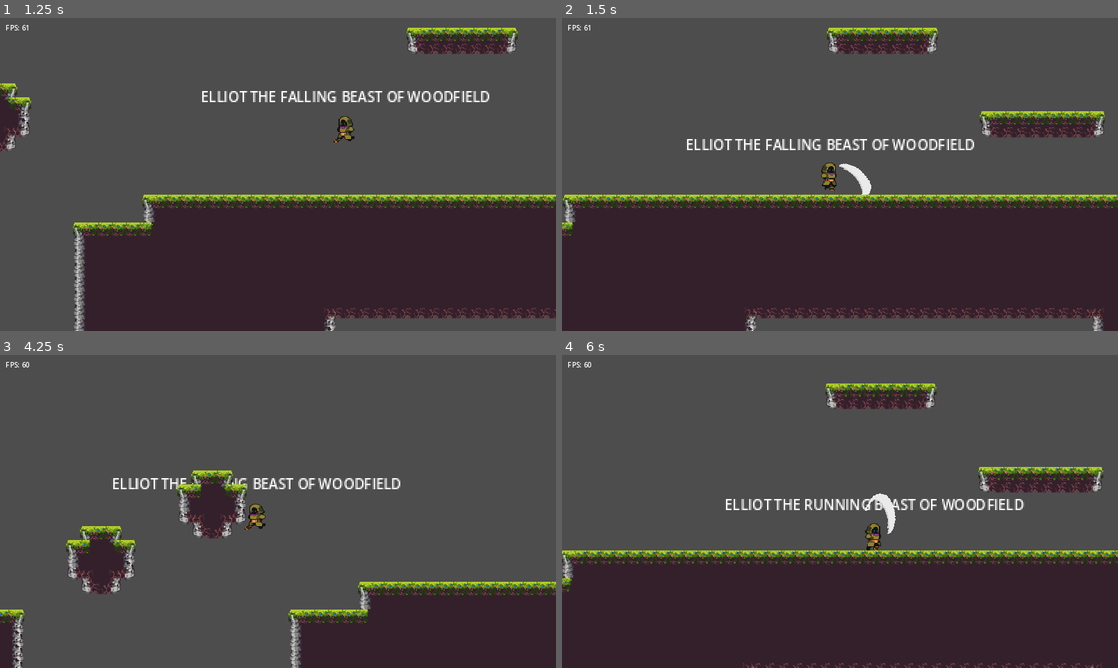
Above: before the commit, frames 1-4 (two rows, left to right).
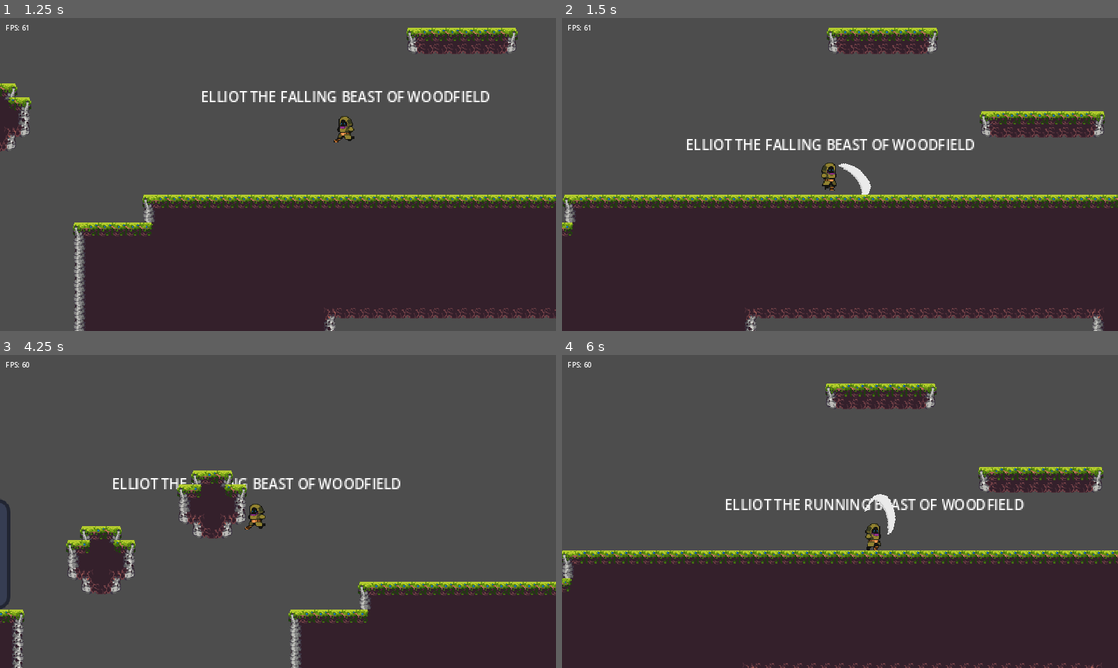
Above: after the commit, the same moments.

Repository: humding3r/BodyBlade
Game: Godot game, scene res://main.tscn
Same seed, same stepped clock (60 frames per second), same inputs: the game is played once before the commit and once after it. The engine's default icon, where the game draws it, is replaced by a stand-in: a white triangle on a blue panel in a dark square.
Inputs (mouse positions are in pixels of both pictures, inside the frame that each line leads up to):
- Up to frame 1 (1.25 s): tap Enter at 0.5 s; move the mouse to (250, 237) at 0.52 s; press the mouse at (250, 237) at 0.53 s; hold D (move_right) from 0.53 s (still down); tap Space (jump) at 0.77 s
- Up to frame 2 (1.5 s): keep holding D (move_right); move the mouse to (1006, 221) at 1.27 s; release the mouse at (1006, 221) at 1.28 s; click (1006, 221) at 1.35 s
- Up to frame 3 (4.25 s): tap Space (jump) at 1.52, 3.02, 3.77 s; move the mouse to (111, 464) at 2.02 s; release D (move_right) at 2.03 s; press the mouse at (111, 464) at 2.03 s; hold A (move_left) from 2.03 s (still down); right-click (111, 464) at 2.1 s; move the mouse to (305, 511) at 2.77 s; release the mouse at (305, 511) at 2.78 s; click (305, 511) at 2.85 s; move the mouse to (194, 433) at 3.52 s; press the mouse at (194, 433) at 3.53 s
- Up to frame 4 (6 s): move the mouse to (962, 495) at 4.27 s; release A (move_left) at 4.28 s; release the mouse at (962, 495) at 4.28 s; hold D (move_right) from 4.28 s (still down); right-click (962, 495) at 4.35 s; tap Space (jump) at 4.52 s; click (962, 495) at 4.55 s; move the mouse to (728, 527) at 5.02 s; press the mouse at (728, 527) at 5.03 s; move the mouse to (895, 442) at 5.77 s; release the mouse at (895, 442) at 5.78 s; click (895, 442) at 5.85 s

Frame 1 is identical in both runs. In frame 2, less than 0.1% of the frame differs, in the area x 49-56%, y 46-57%; in frame 3, 0.2%, in the area x 0-2%, y 46-82%; in frame 4, less than 0.1%.

Commit message:
Use AnimationPlayer for sword attack

Diff:
--- a/Mob/mob.gd
+++ b/Mob/mob.gd
@@ -7,7 +7,6 @@
 
 func _on_ready():
 	display_text.hide()
-	pass # Replace with function body.
 
 func _physics_process(delta):
 	# Add the gravity.
--- a/Player/player.tscn
+++ b/Player/player.tscn
@@ -15,7 +15,6 @@
 [ext_resource type="Script" path="res://Player/State/player_state_doublejump.gd" id="12_desju"]
 [ext_resource type="Script" path="res://Player/State/player_state_dash.gd" id="13_ulqbc"]
 [ext_resource type="Script" path="res://Player/State/player_state.gd" id="14_a77pi"]
-[ext_resource type="Script" path="res://Player/dash_cooldown.gd" id="15_dnoa2"]
 
 [sub_resource type="AtlasTexture" id="AtlasTexture_f70wj"]
 atlas = ExtResource("1_caaru")
@@ -231,7 +230,6 @@
 [node name="DashCooldown" type="Timer" parent="StateMachine/Dash"]
 wait_time = 0.8
 one_shot = true
-script = ExtResource("15_dnoa2")
 
 [node name="Base" type="Node" parent="StateMachine"]
 script = ExtResource("14_a77pi")
--- a/Sword/sword.gd
+++ b/Sword/sword.gd
@@ -2,35 +2,15 @@
 
 @export var damage_value = 1
 
-@onready var animated_sprite : AnimatedSprite2D= $AnimatedSprite2D
-@onready var hitbox : CollisionShape2D = $DamageZone/DamageHitbox
+@onready var animation_player : AnimationPlayer = $AnimationPlayer
+@onready var sprite : Sprite2D = $Sprite2D
 @onready var Player : CharacterBody2D = $".."
 
-# Hide the sword on ready.
-func _ready():
-	animated_sprite.hide()
-	hitbox.set_deferred("disabled", true)
-
-@warning_ignore("unused_parameter")
 func _process(delta):
 	# print(Input.is_action_just_pressed("attack"))
 	if Input.is_action_just_released("attack") and Player.sword_held and not Player.just_picked_up and Player.charge_time < Player.charge_threshold:
 		look_at(get_global_mouse_position())
-		animated_sprite.show()
-		animated_sprite.play("default")
+		animation_player.play("slash")
 
-# End animation when complete
-func _on_animated_sprite_2d_animation_finished():
-	# print("Animation finished!")
-	animated_sprite.hide()
-	animated_sprite.stop()
-	hitbox.set_deferred("disabled", true)
-	animated_sprite.flip_v = not animated_sprite.flip_v
-
-
-func _on_animated_sprite_2d_frame_changed():
-	if animated_sprite.get_frame() == 1:
-		# print("Hitbox active!")
-		hitbox.set_deferred("disabled", false)
-	else:
-		hitbox.set_deferred("disabled", true)
+func _on_animation_player_animation_finished(anim_name):
+	sprite.flip_v = not sprite.flip_v
--- a/Sword/sword.tscn
+++ b/Sword/sword.tscn
@@ -7,27 +7,79 @@
 radius = 23.9997
 height = 68.2667
 
-[sub_resource type="AtlasTexture" id="AtlasTexture_38vhh"]
-atlas = ExtResource("2_5y3ic")
-region = Rect2(64, 0, 64, 64)
+[sub_resource type="Animation" id="Animation_i7m0s"]
+resource_name = "slash"
+length = 0.250008
+step = 0.0833333
+tracks/0/type = "value"
+tracks/0/imported = false
+tracks/0/enabled = true
+tracks/0/path = NodePath("Sprite2D:frame")
+tracks/0/interp = 1
+tracks/0/loop_wrap = true
+tracks/0/keys = {
+"times": PackedFloat32Array(0, 0.0833333, 0.166667),
+"transitions": PackedFloat32Array(1, 1, 1),
+"update": 1,
+"values": [1, 2, 3]
+}
+tracks/1/type = "value"
+tracks/1/imported = false
+tracks/1/enabled = true
+tracks/1/path = NodePath("Sprite2D:visible")
+tracks/1/interp = 1
+tracks/1/loop_wrap = true
+tracks/1/keys = {
+"times": PackedFloat32Array(0, 0.25),
+"transitions": PackedFloat32Array(1, 1),
+"update": 1,
+"values": [true, false]
+}
+tracks/2/type = "value"
+tracks/2/imported = false
+tracks/2/enabled = true
+tracks/2/path = NodePath("DamageZone/DamageHitbox:disabled")
+tracks/2/interp = 1
+tracks/2/loop_wrap = true
+tracks/2/keys = {
+"times": PackedFloat32Array(0, 0.0833333),
+"transitions": PackedFloat32Array(1, 1),
+"update": 1,
+"values": [false, true]
+}
 
-[sub_resource type="AtlasTexture" id="AtlasTexture_2wadx"]
-atlas = ExtResource("2_5y3ic")
-region = Rect2(128, 0, 64, 64)
+[sub_resource type="Animation" id="Animation_063vk"]
+length = 0.001
+tracks/0/type = "value"
+tracks/0/imported = false
+tracks/0/enabled = true
+tracks/0/path = NodePath("DamageZone/DamageHitbox:disabled")
+tracks/0/interp = 1
+tracks/0/loop_wrap = true
+tracks/0/keys = {
+"times": PackedFloat32Array(0),
+"transitions": PackedFloat32Array(1),
+"update": 0,
+"values": [true]
+}
+tracks/1/type = "value"
+tracks/1/imported = false
+tracks/1/enabled = true
+tracks/1/path = NodePath("Sprite2D:visible")
+tracks/1/interp = 1
+tracks/1/loop_wrap = true
+tracks/1/keys = {
+"times": PackedFloat32Array(0),
+"transitions": PackedFloat32Array(1),
+"update": 0,
+"values": [false]
+}
 
-[sub_resource type="SpriteFrames" id="SpriteFrames_unqp6"]
-animations = [{
-"frames": [{
-"duration": 1.0,
-"texture": SubResource("AtlasTexture_38vhh")
-}, {
-"duration": 1.0,
-"texture": SubResource("AtlasTexture_2wadx")
-}],
-"loop": false,
-"name": &"default",
-"speed": 12.0
-}]
+[sub_resource type="AnimationLibrary" id="AnimationLibrary_u5wv8"]
+_data = {
+"RESET": SubResource("Animation_063vk"),
+"slash": SubResource("Animation_i7m0s")
+}
 
 [node name="Sword" type="Node2D"]
 scale = Vector2(0.8, 0.8)
@@ -41,11 +93,16 @@
 shape = SubResource("CapsuleShape2D_d733t")
 disabled = true
 
-[node name="AnimatedSprite2D" type="AnimatedSprite2D" parent="."]
-position = Vector2(32, 0)
-sprite_frames = SubResource("SpriteFrames_unqp6")
-frame = 1
-frame_progress = 1.0
+[node name="AnimationPlayer" type="AnimationPlayer" parent="."]
+libraries = {
+"": SubResource("AnimationLibrary_u5wv8")
+}
 
-[connection signal="animation_finished" from="AnimatedSprite2D" to="." method="_on_animated_sprite_2d_animation_finished"]
-[connection signal="frame_changed" from="AnimatedSprite2D" to="." method="_on_animated_sprite_2d_frame_changed"]
+[node name="Sprite2D" type="Sprite2D" parent="."]
+visible = false
+position = Vector2(31.25, 0)
+texture = ExtResource("2_5y3ic")
+hframes = 4
+frame = 3
+
+[connection signal="animation_finished" from="AnimationPlayer" to="." method="_on_animation_player_animation_finished"]
--- a/main.tscn
+++ b/main.tscn
@@ -1,9 +1,10 @@
-[gd_scene load_steps=5 format=3 uid="uid://5fibum6a66r8"]
+[gd_scene load_steps=6 format=3 uid="uid://5fibum6a66r8"]
 
 [ext_resource type="PackedScene" uid="uid://dqemfay0pwivo" path="res://Player/player.tscn" id="1_etfiw"]
 [ext_resource type="PackedScene" uid="uid://b62i6pv4ac4hv" path="res://world.tscn" id="2_n4qlt"]
 [ext_resource type="Script" path="res://camera.gd" id="3_s8lv7"]
 [ext_resource type="PackedScene" uid="uid://tbvf53vhtiya" path="res://gui.tscn" id="5_aoywv"]
+[ext_resource type="PackedScene" uid="uid://b80mbuloakyqf" path="res://Mob/mob.tscn" id="5_bcfe7"]
 
 [node name="Main" type="Node2D"]
 
@@ -20,3 +21,6 @@
 [node name="TileMap" parent="." instance=ExtResource("2_n4qlt")]
 
 [node name="GUI" parent="." instance=ExtResource("5_aoywv")]
+
+[node name="Mob" parent="." instance=ExtResource("5_bcfe7")]
+position = Vector2(-464, -56)
Not shown: 1 places in Player/player.tscn that only renumber resources
